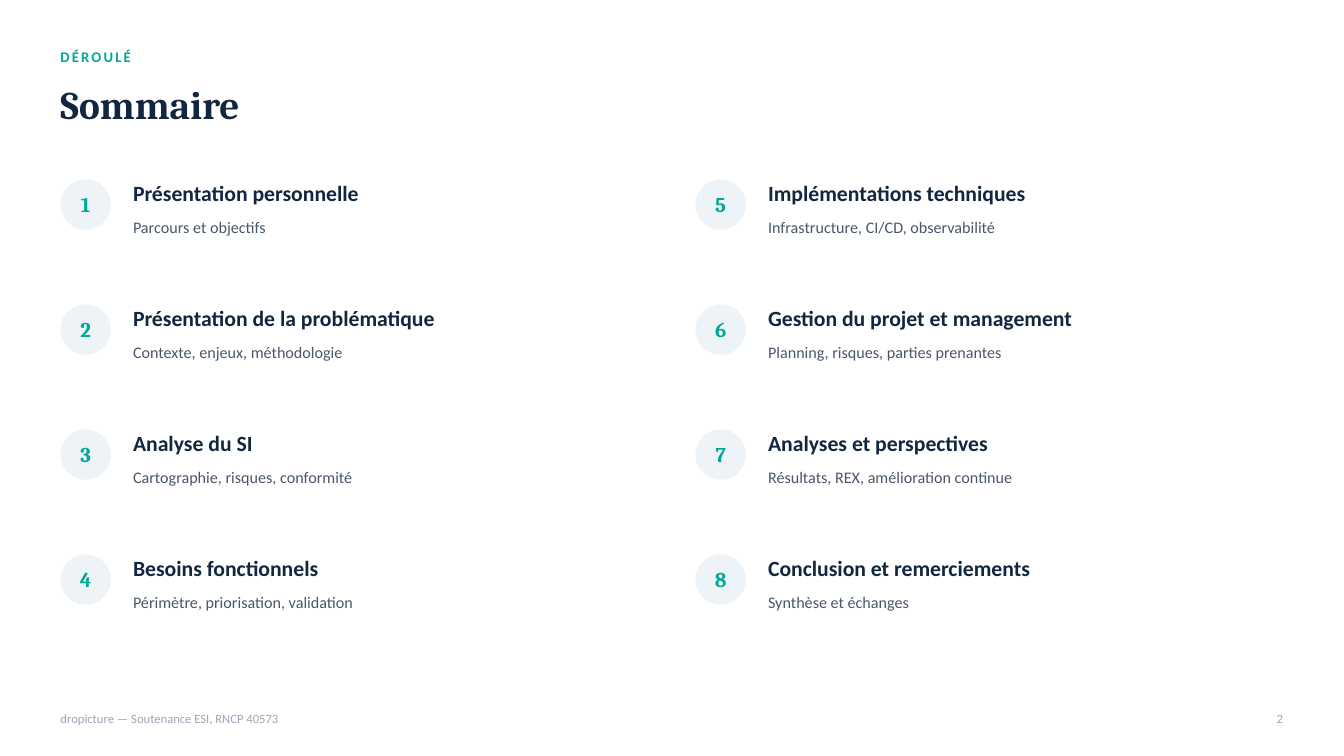
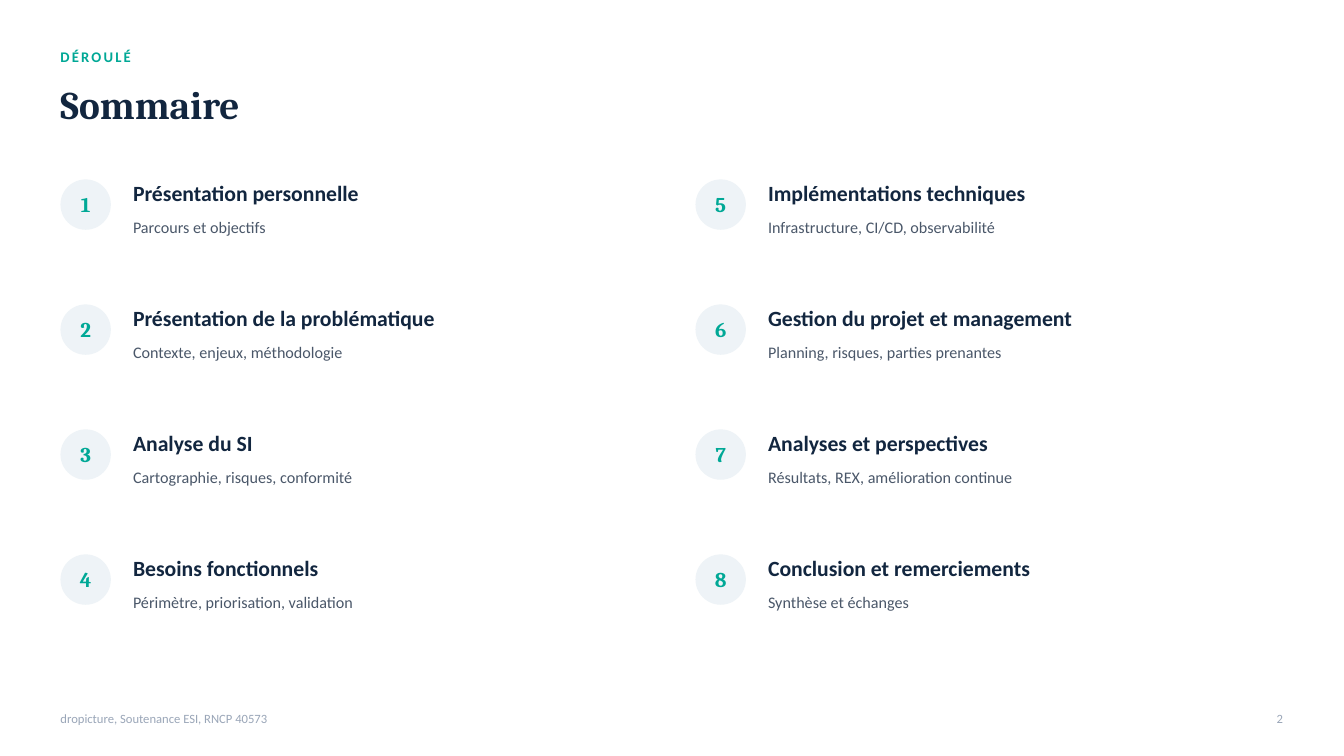
Before and after one commit to redjem-amir/dropicture, a slide deck: slide 2 of docs/diapo/diapo.pptx. Drawn at 1344x756 pixels with LibreOffice and Linux fonts; fonts in the diff are those of the drawing. Boxes give left, top, right and bottom in pixels: in the first picture for what was removed or moved away, otherwise in the second. Text is boxed around its words. In the diff, an @@ line names an element or a change of style, - is before the commit and + after.

```diff
--- a/docs/diapo/diapo.pptx
+++ b/docs/diapo/diapo.pptx
@@ text at (x1=60, y1=714, x2=267, y2=725): text changed @@
-dropicture — Soutenance ESI, RNCP 40573
+dropicture, Soutenance ESI, RNCP 40573
```
Also in this commit, not shown: 2 other slides changed, 36 slides added, 59 slides removed, 21 other files.
